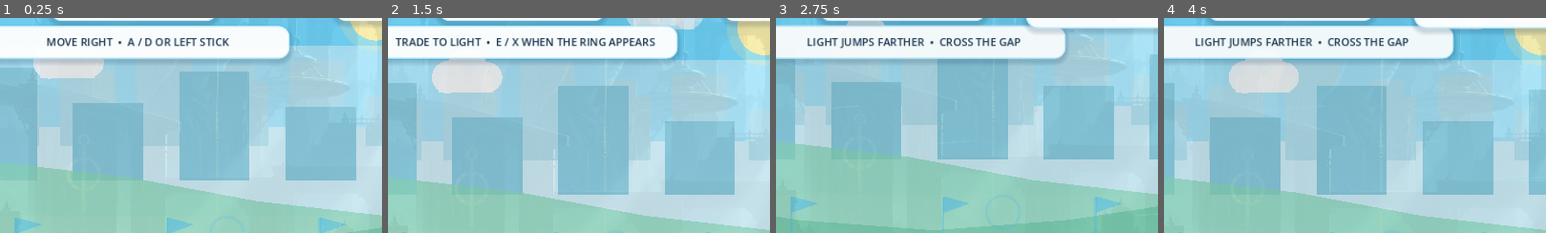
Above: before the commit, frames 1-4 (left to right).
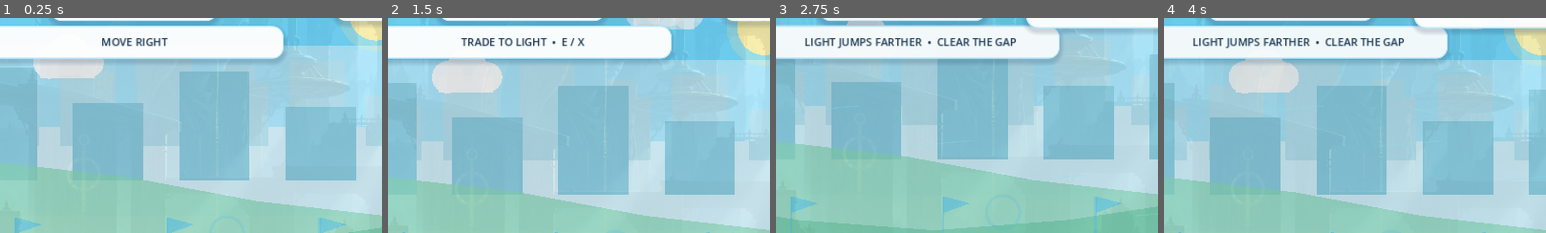
Above: after the commit, the same moments.

Repository: lienowen/how-heavy
Game: Godot game, scene res://scenes/main.tscn
Two runs of this game, one before a commit and one after it. Both use one fixed random seed, a clock stepped at 60 frames per second and the inputs below.
Inputs (mouse positions are % of the whole screen's width and height, from its top left):
- Up to frame 1 (0.25 s): no input
- Up to frame 2 (1.5 s): tap Enter (ui_accept) at 0.5 s; move the mouse to (72, 45) at 0.52 s; hold D (move_right) 0.53-1.25 s; tap E (exchange) at 0.6 s; click (72, 45) at 0.67 s; tap Space (jump) at 0.77 s; drag from (30, 55) to (22, 87) at 1.27 s
- Up to frame 3 (2.75 s): move the mouse to (60, 28) at 2.02 s; hold A (move_left) from 2.03 s (still down); tap E (exchange) at 2.1 s
- Up to frame 4 (4 s): release A (move_left) at 2.75 s; drag from (45, 70) to (73, 79) at 2.77 s; move the mouse to (80, 65) at 3.52 s; hold D (move_right) from 3.53 s (still down); tap E (exchange) at 3.6 s; tap Space (jump) at 3.77 s
The pictures show only the part of the screen within x 32-82%, y 15-65%; the shares and areas given below are measured in that part.

The runs differ from the first frame. In frame 1, 1.6% of the frame differs, in the area x 12-76%, y 3-20%; in frame 2, 2.1%, in the area x 2-76%, y 3-20%; in frame 3, 1.9%; in frame 4, 1.9%.

Commit message:
Reduce first-session tutorial to the core weight loop

Diff:
--- a/scripts/world_first_session.gd
+++ b/scripts/world_first_session.gd
@@ -6,15 +6,12 @@
 var next_button: Button
 
 const ROOM_ONE_PROMPTS := [
-	"MOVE RIGHT  •  A / D OR LEFT STICK",
-	"OBSERVE THE GLOWING VESSEL AHEAD",
-	"TRADE TO LIGHT  •  E / X WHEN THE RING APPEARS",
-	"LIGHT JUMPS FARTHER  •  CROSS THE GAP",
-	"HEADWIND AHEAD  •  FIND A HEAVIER LOAD",
-	"HEAVY HOLDS FIRM  •  STAND ON THE PRESSURE PLATE",
-	"THE WAY IS OPEN  •  COMMIT TO THE DROP",
-	"HEAVY CANNOT CLIMB  •  TRADE BACK TO BALANCED",
-	"LESSON LEARNED  •  PRESS ONWARD",
+	"MOVE RIGHT",
+	"TRADE TO LIGHT  •  E / X",
+	"LIGHT JUMPS FARTHER  •  CLEAR THE GAP",
+	"HEADWIND AHEAD  •  TRADE TO HEAVY",
+	"HEAVY RESISTS THE WIND  •  KEEP GOING",
+	"YOU GOT IT  •  REACH THE FINISH",
 ]
 
 func _ready() -> void:
@@ -30,32 +27,21 @@
 func advance_room_one_tutorial() -> void:
 	match tutorial_stage:
 		0:
-			if player.position.x > START.x + 75.0: set_tutorial_stage(1)
+			if player.position.x > START.x + 70.0: set_tutorial_stage(1)
 		1:
-			if player.position.x > 205.0: set_tutorial_stage(2)
+			if exchanges > 0 and player.weight == 2: set_tutorial_stage(2)
 		2:
-			if exchanges > 0 and player.weight == 2: set_tutorial_stage(3)
+			if player.position.x >= 760.0: set_tutorial_stage(3)
 		3:
-			if player.position.x >= 700.0: set_tutorial_stage(4)
+			if player.weight == 10: set_tutorial_stage(4)
 		4:
-			if player.weight == 10 and player.position.x >= 900.0: set_tutorial_stage(5)
+			if player.position.x >= 1530.0: set_tutorial_stage(5)
 		5:
-			if room_one_gate_is_open(): set_tutorial_stage(6)
-		6:
-			if player.position.x >= 1335.0 and player.position.y >= 680.0: set_tutorial_stage(7)
-		7:
-			if player.weight == 6 and player.position.x >= 1600.0: set_tutorial_stage(8)
-		8:
 			if player.position.x >= 2050.0:
-				set_tutorial_stage(9)
+				set_tutorial_stage(6)
 				var tween := create_tween()
-				tween.tween_interval(2.4)
-				tween.tween_property(tutorial_label, "modulate:a", 0.0, 0.35)
-
-func room_one_gate_is_open() -> bool:
-	for child in get_children():
-		if child is ProductionPressureGate and child.opened: return true
-	return false
+				tween.tween_interval(1.5)
+				tween.tween_property(tutorial_label, "modulate:a", 0.0, 0.3)
 
 func set_tutorial_stage(value: int) -> void:
 	if value == tutorial_stage: return
@@ -63,21 +49,24 @@
 	if tutorial_stage < ROOM_ONE_PROMPTS.size():
 		tutorial_label.text = ROOM_ONE_PROMPTS[tutorial_stage]
 		tutorial_label.modulate.a = 1.0
+		var tween := create_tween()
+		tutorial_label.scale = Vector2(0.96, 0.96)
+		tween.tween_property(tutorial_label, "scale", Vector2.ONE, 0.12).set_trans(Tween.TRANS_BACK).set_ease(Tween.EASE_OUT)
 
 func build_first_session_tutorial() -> void:
 	tutorial_layer = CanvasLayer.new()
 	tutorial_layer.layer = 18
 	add_child(tutorial_layer)
 	var panel := PanelContainer.new()
-	panel.position = Vector2(385, 118)
-	panel.size = Vector2(510, 54)
+	panel.position = Vector2(390, 118)
+	panel.size = Vector2(500, 52)
 	tutorial_layer.add_child(panel)
 	tutorial_label = Label.new()
 	tutorial_label.text = ROOM_ONE_PROMPTS[0]
 	tutorial_label.horizontal_alignment = HORIZONTAL_ALIGNMENT_CENTER
 	tutorial_label.vertical_alignment = VERTICAL_ALIGNMENT_CENTER
+	tutorial_label.pivot_offset = Vector2(250, 26)
 	tutorial_label.add_theme_font_size_override("font_size", 18)
-	tutorial_label.add_theme_color_override("font_color", Color("f2eee5"))
 	panel.add_child(tutorial_label)
 
 func complete_slice() -> void:
